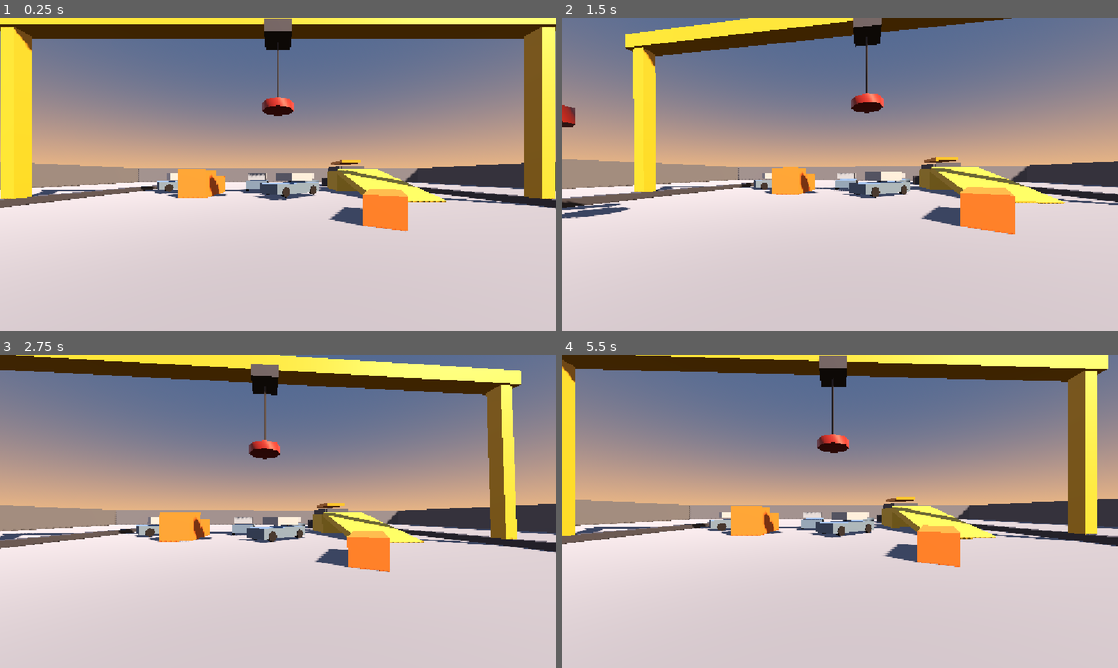
Above: before the commit, frames 1-4 (two rows, left to right).
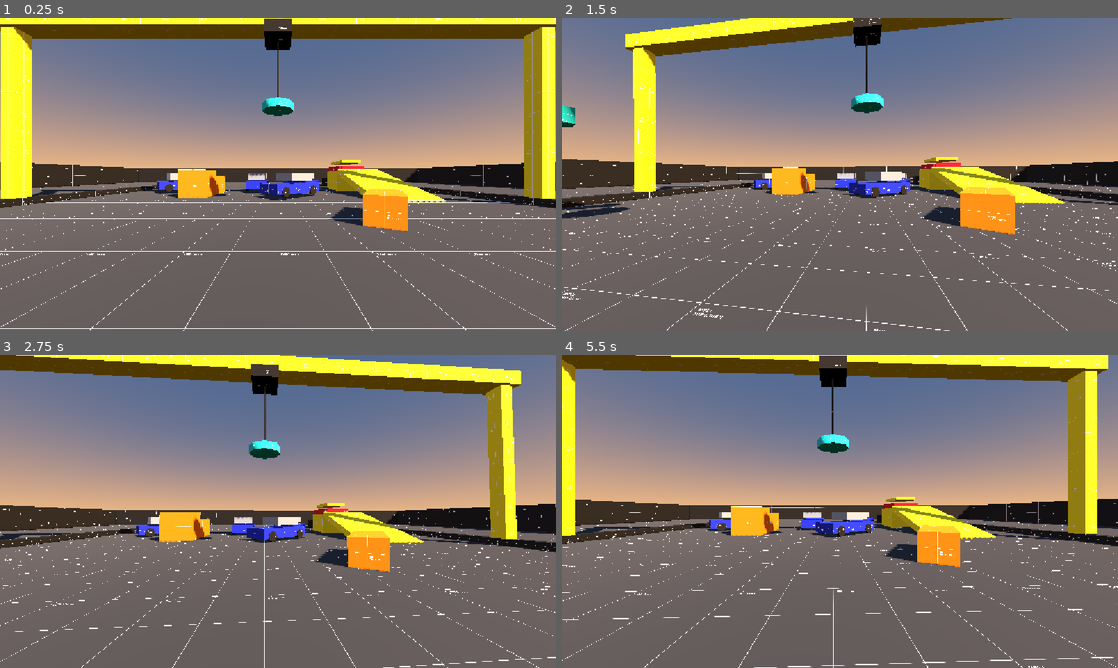
Above: after the commit, the same moments.

Repository: linkinmjs/patio-iman
Game: Godot game, scene res://scenes/patio.tscn
Same seed, same stepped clock (60 frames per second), same inputs: the game is played once before the commit and once after it.
Inputs (mouse positions are in pixels of both pictures, inside the frame that each line leads up to):
- Up to frame 1 (0.25 s): no input
- Up to frame 2 (1.5 s): move the mouse to (867, 174) at 0.52 s; hold C (crouch) 0.53-1.28 s; hold E (crane_up) from 0.53 s (still down); tap Space (jump) at 0.77 s; move the mouse to (812, 174) at 1.27 s; click (812, 174) at 1.35 s
- Up to frame 3 (2.75 s): keep holding E (crane_up); tap Space (jump) at 1.52 s; move the mouse to (289, 505) at 2.02 s; hold Right mouse button (precision) from 2.03 s (still down)
- Up to frame 4 (5.5 s): keep holding E (crane_up); tap Enter at 2.75 s; move the mouse to (834, 517) at 2.77 s; release Right mouse button (precision) at 2.78 s; tap Shift (sprint) at 2.85 s; tap Space (jump) at 3.02, 3.77, 4.52 s; move the mouse to (878, 514) at 3.52 s; hold C (crouch) 3.53-4.28 s; move the mouse to (795, 508) at 4.27 s; click (795, 508) at 4.35 s; move the mouse to (845, 511) at 5.02 s; hold Right mouse button (precision) from 5.03 s (still down)

The runs differ from the first frame. In frame 1, 55% of the frame differs, in the area x 0-100%, y 0-100%; in frame 2, 52%; in frame 3, 52%; in frame 4, 55%.

Commit message:
Texturas greybox para todos los objetos del patio
Materiales compartidos en assets/materials con mapeo triplanar
(celda de grilla = 1 m), un color por sistema para leerlos rapido:
piso gris, paredes oscuras, portico amarillo, tractor naranja,
autos azules, prensa roja con placa amarilla, iman teal.

Co-Authored-By: Claude Fable 5 <noreply@anthropic.com>

Diff:
--- /dev/null
+++ b/assets/materials/greybox_blue_grid.tres
@@ -0,0 +1,9 @@
+[gd_resource type="StandardMaterial3D" load_steps=2 format=3]
+
+[ext_resource type="Texture2D" uid="uid://d2ej5yimrkdow" path="res://assets/textures/greybox_blue_grid.png" id="1_tex"]
+
+[resource]
+albedo_texture = ExtResource("1_tex")
+roughness = 0.85
+uv1_triplanar = true
+uv1_scale = Vector3(0.5, 0.5, 0.5)
--- /dev/null
+++ b/assets/materials/greybox_dark_grid.tres
@@ -0,0 +1,9 @@
+[gd_resource type="StandardMaterial3D" load_steps=2 format=3]
+
+[ext_resource type="Texture2D" uid="uid://bs2gs8ulis2x3" path="res://assets/textures/greybox_dark_grid.png" id="1_tex"]
+
+[resource]
+albedo_texture = ExtResource("1_tex")
+roughness = 0.85
+uv1_triplanar = true
+uv1_scale = Vector3(0.5, 0.5, 0.5)
--- /dev/null
+++ b/assets/materials/greybox_dark_solid.tres
@@ -0,0 +1,9 @@
+[gd_resource type="StandardMaterial3D" load_steps=2 format=3]
+
+[ext_resource type="Texture2D" uid="uid://c4oulwrmqi4lx" path="res://assets/textures/greybox_dark_solid.png" id="1_tex"]
+
+[resource]
+albedo_texture = ExtResource("1_tex")
+roughness = 0.85
+uv1_triplanar = true
+uv1_scale = Vector3(0.5, 0.5, 0.5)
--- /dev/null
+++ b/assets/materials/greybox_grey_grid.tres
@@ -0,0 +1,9 @@
+[gd_resource type="StandardMaterial3D" load_steps=2 format=3]
+
+[ext_resource type="Texture2D" uid="uid://d3uu8rwhwi2xa" path="res://assets/textures/greybox_grey_grid.png" id="1_tex"]
+
+[resource]
+albedo_texture = ExtResource("1_tex")
+roughness = 0.85
+uv1_triplanar = true
+uv1_scale = Vector3(0.5, 0.5, 0.5)
--- /dev/null
+++ b/assets/materials/greybox_orange_grid.tres
@@ -0,0 +1,9 @@
+[gd_resource type="StandardMaterial3D" load_steps=2 format=3]
+
+[ext_resource type="Texture2D" uid="uid://bgitmcuiqykvl" path="res://assets/textures/greybox_orange_grid.png" id="1_tex"]
+
+[resource]
+albedo_texture = ExtResource("1_tex")
+roughness = 0.85
+uv1_triplanar = true
+uv1_scale = Vector3(0.5, 0.5, 0.5)
--- /dev/null
+++ b/assets/materials/greybox_red_grid.tres
@@ -0,0 +1,9 @@
+[gd_resource type="StandardMaterial3D" load_steps=2 format=3]
+
+[ext_resource type="Texture2D" uid="uid://bbsmgrsmlt75d" path="res://assets/textures/greybox_red_grid.png" id="1_tex"]
+
+[resource]
+albedo_texture = ExtResource("1_tex")
+roughness = 0.85
+uv1_triplanar = true
+uv1_scale = Vector3(0.5, 0.5, 0.5)
--- /dev/null
+++ b/assets/materials/greybox_teal_solid.tres
@@ -0,0 +1,9 @@
+[gd_resource type="StandardMaterial3D" load_steps=2 format=3]
+
+[ext_resource type="Texture2D" uid="uid://bfepdlaa00dp3" path="res://assets/textures/greybox_teal_solid.png" id="1_tex"]
+
+[resource]
+albedo_texture = ExtResource("1_tex")
+roughness = 0.85
+uv1_triplanar = true
+uv1_scale = Vector3(0.5, 0.5, 0.5)
--- /dev/null
+++ b/assets/materials/greybox_yellow_grid.tres
@@ -0,0 +1,9 @@
+[gd_resource type="StandardMaterial3D" load_steps=2 format=3]
+
+[ext_resource type="Texture2D" uid="uid://bek81xixjck4h" path="res://assets/textures/greybox_yellow_grid.png" id="1_tex"]
+
+[resource]
+albedo_texture = ExtResource("1_tex")
+roughness = 0.85
+uv1_triplanar = true
+uv1_scale = Vector3(0.5, 0.5, 0.5)
--- /dev/null
+++ b/assets/materials/greybox_yellow_solid.tres
@@ -0,0 +1,9 @@
+[gd_resource type="StandardMaterial3D" load_steps=2 format=3]
+
+[ext_resource type="Texture2D" uid="uid://mdcgdcg00r48" path="res://assets/textures/greybox_yellow_solid.png" id="1_tex"]
+
+[resource]
+albedo_texture = ExtResource("1_tex")
+roughness = 0.85
+uv1_triplanar = true
+uv1_scale = Vector3(0.5, 0.5, 0.5)
--- a/scenes/car.tscn
+++ b/scenes/car.tscn
@@ -1,4 +1,7 @@
 [gd_scene load_steps=7 format=3]
+
+[ext_resource type="Material" path="res://assets/materials/greybox_blue_grid.tres" id="1_mblue"]
+[ext_resource type="Material" path="res://assets/materials/greybox_dark_solid.tres" id="2_mdark"]
 
 [sub_resource type="PhysicsMaterial" id="fis_auto"]
 friction = 1.0
@@ -10,17 +13,9 @@
 [sub_resource type="BoxShape3D" id="shape_cabina"]
 size = Vector3(1.6, 0.6, 2)
 
-[sub_resource type="StandardMaterial3D" id="mat_chapa"]
-albedo_color = Color(0.35, 0.45, 0.55, 1)
-roughness = 0.75
-
 [sub_resource type="StandardMaterial3D" id="mat_vidrio"]
 albedo_color = Color(0.55, 0.6, 0.65, 1)
 roughness = 0.35
-
-[sub_resource type="StandardMaterial3D" id="mat_rueda"]
-albedo_color = Color(0.12, 0.12, 0.13, 1)
-roughness = 0.95
 
 [node name="Auto" type="RigidBody3D" groups=["auto"]]
 collision_mask = 3
@@ -43,7 +38,7 @@
 [node name="Carroceria" type="CSGBox3D" parent="."]
 transform = Transform3D(1, 0, 0, 0, 1, 0, 0, 0, 1, 0, 0.55, 0)
 size = Vector3(1.8, 0.7, 4.4)
-material = SubResource("mat_chapa")
+material = ExtResource("1_mblue")
 
 [node name="CabinaVisual" type="CSGBox3D" parent="."]
 transform = Transform3D(1, 0, 0, 0, 1, 0, 0, 0, 1, 0, 1.35, 0.3)
@@ -54,22 +49,22 @@
 transform = Transform3D(0, -1, 0, 1, 0, 0, 0, 0, 1, -0.85, 0.35, -1.45)
 radius = 0.35
 height = 0.25
-material = SubResource("mat_rueda")
+material = ExtResource("2_mdark")
 
 [node name="RuedaDelDer" type="CSGCylinder3D" parent="."]
 transform = Transform3D(0, -1, 0, 1, 0, 0, 0, 0, 1, 0.85, 0.35, -1.45)
 radius = 0.35
 height = 0.25
-material = SubResource("mat_rueda")
+material = ExtResource("2_mdark")
 
 [node name="RuedaTrasIzq" type="CSGCylinder3D" parent="."]
 transform = Transform3D(0, -1, 0, 1, 0, 0, 0, 0, 1, -0.85, 0.35, 1.45)
 radius = 0.35
 height = 0.25
-material = SubResource("mat_rueda")
+material = ExtResource("2_mdark")
 
 [node name="RuedaTrasDer" type="CSGCylinder3D" parent="."]
 transform = Transform3D(0, -1, 0, 1, 0, 0, 0, 0, 1, 0.85, 0.35, 1.45)
 radius = 0.35
 height = 0.25
-material = SubResource("mat_rueda")
+material = ExtResource("2_mdark")
--- a/scenes/crane.tscn
+++ b/scenes/crane.tscn
@@ -2,14 +2,8 @@
 
 [ext_resource type="Script" path="res://scripts/crane.gd" id="1_crane"]
 [ext_resource type="PackedScene" path="res://scenes/hanging_magnet.tscn" id="2_iman"]
-
-[sub_resource type="StandardMaterial3D" id="mat_acero"]
-albedo_color = Color(0.78, 0.62, 0.14, 1)
-roughness = 0.6
-
-[sub_resource type="StandardMaterial3D" id="mat_oscuro"]
-albedo_color = Color(0.25, 0.26, 0.3, 1)
-roughness = 0.8
+[ext_resource type="Material" path="res://assets/materials/greybox_yellow_grid.tres" id="3_myellow"]
+[ext_resource type="Material" path="res://assets/materials/greybox_dark_solid.tres" id="4_mdark"]
 
 [sub_resource type="SphereShape3D" id="shape_consola"]
 radius = 2.0
@@ -21,13 +15,13 @@
 transform = Transform3D(1, 0, 0, 0, 1, 0, 0, 0, 1, -14, 0.2, 0)
 use_collision = true
 size = Vector3(0.6, 0.4, 52)
-material = SubResource("mat_oscuro")
+material = ExtResource("4_mdark")
 
 [node name="RielEste" type="CSGBox3D" parent="."]
 transform = Transform3D(1, 0, 0, 0, 1, 0, 0, 0, 1, 14, 0.2, 0)
 use_collision = true
 size = Vector3(0.6, 0.4, 52)
-material = SubResource("mat_oscuro")
+material = ExtResource("4_mdark")
 
 [node name="Puente" type="Node3D" parent="."]
 
@@ -35,19 +29,19 @@
 transform = Transform3D(1, 0, 0, 0, 1, 0, 0, 0, 1, -14, 4.95, 0)
 use_collision = true
 size = Vector3(0.7, 9.1, 0.7)
-material = SubResource("mat_acero")
+material = ExtResource("3_myellow")
 
 [node name="PataEste" type="CSGBox3D" parent="Puente"]
 transform = Transform3D(1, 0, 0, 0, 1, 0, 0, 0, 1, 14, 4.95, 0)
 use_collision = true
 size = Vector3(0.7, 9.1, 0.7)
-material = SubResource("mat_acero")
+material = ExtResource("3_myellow")
 
 [node name="Viga" type="CSGBox3D" parent="Puente"]
 transform = Transform3D(1, 0, 0, 0, 1, 0, 0, 0, 1, 0, 9.7, 0)
 use_collision = true
 size = Vector3(29.5, 0.8, 1)
-material = SubResource("mat_acero")
+material = ExtResource("3_myellow")
 
 [node name="Carro" type="Node3D" parent="Puente"]
 transform = Transform3D(1, 0, 0, 0, 1, 0, 0, 0, 1, 0, 9.1, 0)
@@ -55,7 +49,7 @@
 [node name="CarroVisual" type="CSGBox3D" parent="Puente/Carro"]
 use_collision = true
 size = Vector3(1.4, 0.6, 1.4)
-material = SubResource("mat_oscuro")
+material = ExtResource("4_mdark")
 
 [node name="HangingMagnet" parent="Puente/Carro" instance=ExtResource("2_iman")]
 transform = Transform3D(1, 0, 0, 0, 1, 0, 0, 0, 1, 0, -0.35, 0)
@@ -79,7 +73,7 @@
 transform = Transform3D(1, 0, 0, 0, 1, 0, 0, 0, 1, 0, 0.575, 0)
 use_collision = true
 size = Vector3(0.7, 1.15, 0.45)
-material = SubResource("mat_oscuro")
+material = ExtResource("4_mdark")
 
 [node name="Label3D" type="Label3D" parent="Consola"]
 transform = Transform3D(1, 0, 0, 0, 1, 0, 0, 0, 1, 0, 1.7, 0)
--- a/scenes/hanging_magnet.tscn
+++ b/scenes/hanging_magnet.tscn
@@ -1,14 +1,8 @@
 [gd_scene load_steps=6 format=3]
 
 [ext_resource type="Script" path="res://scripts/hanging_magnet.gd" id="1_hmag"]
-
-[sub_resource type="StandardMaterial3D" id="mat_cable"]
-albedo_color = Color(0.2, 0.2, 0.22, 1)
-roughness = 0.9
-
-[sub_resource type="StandardMaterial3D" id="mat_iman"]
-albedo_color = Color(0.55, 0.15, 0.12, 1)
-roughness = 0.5
+[ext_resource type="Material" path="res://assets/materials/greybox_dark_solid.tres" id="2_mdark"]
+[ext_resource type="Material" path="res://assets/materials/greybox_teal_solid.tres" id="3_mteal"]
 
 [sub_resource type="CylinderShape3D" id="shape_iman"]
 radius = 0.85
@@ -25,7 +19,7 @@
 top_level = true
 radius = 0.05
 height = 3.0
-material = SubResource("mat_cable")
+material = ExtResource("2_mdark")
 
 [node name="MagnetBody" type="AnimatableBody3D" parent="."]
 top_level = true
@@ -38,7 +32,7 @@
 [node name="ImanVisual" type="CSGCylinder3D" parent="MagnetBody"]
 radius = 0.85
 height = 0.4
-material = SubResource("mat_iman")
+material = ExtResource("3_mteal")
 
 [node name="Detector" type="Area3D" parent="MagnetBody"]
 collision_mask = 1
--- a/scenes/patio.tscn
+++ b/scenes/patio.tscn
@@ -1,10 +1,14 @@
-[gd_scene load_steps=12 format=3]
+[gd_scene load_steps=13 format=3]
 
 [ext_resource type="PackedScene" path="res://scenes/player.tscn" id="1_playr"]
 [ext_resource type="PackedScene" path="res://scenes/crane.tscn" id="2_grua"]
 [ext_resource type="PackedScene" path="res://scenes/tractor_crane.tscn" id="3_gruam"]
 [ext_resource type="PackedScene" path="res://scenes/car.tscn" id="4_auto"]
 [ext_resource type="PackedScene" path="res://scenes/press.tscn" id="5_prensa"]
+[ext_resource type="Material" path="res://assets/materials/greybox_grey_grid.tres" id="6_mgrey"]
+[ext_resource type="Material" path="res://assets/materials/greybox_dark_grid.tres" id="7_mdark"]
+[ext_resource type="Material" path="res://assets/materials/greybox_orange_grid.tres" id="8_morange"]
+[ext_resource type="Material" path="res://assets/materials/greybox_yellow_grid.tres" id="9_myellow"]
 
 [sub_resource type="ProceduralSkyMaterial" id="sky_mat"]
 sky_top_color = Color(0.25, 0.32, 0.45, 1)
@@ -21,22 +25,6 @@
 ambient_light_source = 3
 tonemap_mode = 2
 
-[sub_resource type="StandardMaterial3D" id="mat_concreto"]
-albedo_color = Color(0.52, 0.52, 0.53, 1)
-roughness = 0.9
-
-[sub_resource type="StandardMaterial3D" id="mat_pared"]
-albedo_color = Color(0.38, 0.4, 0.44, 1)
-roughness = 0.9
-
-[sub_resource type="StandardMaterial3D" id="mat_naranja"]
-albedo_color = Color(0.85, 0.45, 0.15, 1)
-roughness = 0.7
-
-[sub_resource type="StandardMaterial3D" id="mat_amarillo"]
-albedo_color = Color(0.78, 0.68, 0.22, 1)
-roughness = 0.7
-
 [node name="Patio" type="Node3D"]
 
 [node name="WorldEnvironment" type="WorldEnvironment" parent="."]
@@ -52,61 +40,61 @@
 transform = Transform3D(1, 0, 0, 0, 1, 0, 0, 0, 1, 0, -0.25, 0)
 use_collision = true
 size = Vector3(60, 0.5, 60)
-material = SubResource("mat_concreto")
+material = ExtResource("6_mgrey")
 
 [node name="ParedNorte" type="CSGBox3D" parent="."]
 transform = Transform3D(1, 0, 0, 0, 1, 0, 0, 0, 1, 0, 1.5, -30)
 use_collision = true
 size = Vector3(60, 3, 0.5)
-material = SubResource("mat_pared")
+material = ExtResource("7_mdark")
 
 [node name="ParedSur" type="CSGBox3D" parent="."]
 transform = Transform3D(1, 0, 0, 0, 1, 0, 0, 0, 1, 0, 1.5, 30)
 use_collision = true
 size = Vector3(60, 3, 0.5)
-material = SubResource("mat_pared")
+material = ExtResource("7_mdark")
 
 [node name="ParedEste" type="CSGBox3D" parent="."]
 transform = Transform3D(1, 0, 0, 0, 1, 0, 0, 0, 1, 30, 1.5, 0)
 use_collision = true
 size = Vector3(0.5, 3, 60)
-material = SubResource("mat_pared")
+material = ExtResource("7_mdark")
 
 [node name="ParedOeste" type="CSGBox3D" parent="."]
 transform = Transform3D(1, 0, 0, 0, 1, 0, 0, 0, 1, -30, 1.5, 0)
 use_collision = true
 size = Vector3(0.5, 3, 60)
-material = SubResource("mat_pared")
+material = ExtResource("7_mdark")
 
 [node name="Bloque1" type="CSGBox3D" parent="."]
 transform = Transform3D(1, 0, 0, 0, 1, 0, 0, 0, 1, -6, 1, -4)
 use_collision = true
 size = Vector3(2, 2, 2)
-material = SubResource("mat_naranja")
+material = ExtResource("8_morange")
 
 [node name="Bloque2" type="CSGBox3D" parent="."]
 transform = Transform3D(1, 0, 0, 0, 1, 0, 0, 0, 1, -6, 0.75, -6.5)
 use_collision = true
 size = Vector3(2, 1.5, 2)
-material = SubResource("mat_naranja")
+material = ExtResource("8_morange")
 
 [node name="Bloque3" type="CSGBox3D" parent="."]
 transform = Transform3D(0.866025, 0, -0.5, 0, 1, 0, 0.5, 0, 0.866025, 4, 0.5, 3)
 use_collision = true
 size = Vector3(1.2, 1, 3)
-material = SubResource("mat_naranja")
+material = ExtResource("8_morange")
 
 [node name="Plataforma" type="CSGBox3D" parent="."]
 transform = Transform3D(1, 0, 0, 0, 1, 0, 0, 0, 1, 8, 1, -11)
 use_collision = true
 size = Vector3(4, 2, 4)
-material = SubResource("mat_amarillo")
+material = ExtResource("9_myellow")
 
 [node name="Rampa" type="CSGBox3D" parent="."]
 transform = Transform3D(1, 0, 0, 0, 0.9659, -0.2588, 0, 0.2588, 0.9659, 8, 0.9, -5)
 use_collision = true
 size = Vector3(4, 0.5, 8)
-material = SubResource("mat_amarillo")
+material = ExtResource("9_myellow")
 
 [node name="Player" parent="." instance=ExtResource("1_playr")]
 transform = Transform3D(1, 0, 0, 0, 1, 0, 0, 0, 1, 0, 0.1, 10)
--- a/scenes/press.tscn
+++ b/scenes/press.tscn
@@ -1,19 +1,9 @@
 [gd_scene load_steps=8 format=3]
 
 [ext_resource type="Script" path="res://scripts/press.gd" id="1_press"]
-
-[sub_resource type="StandardMaterial3D" id="mat_estructura"]
-albedo_color = Color(0.3, 0.32, 0.36, 1)
-roughness = 0.75
-
-[sub_resource type="StandardMaterial3D" id="mat_placa"]
-albedo_color = Color(0.85, 0.55, 0.1, 1)
-roughness = 0.5
-metallic = 0.3
-
-[sub_resource type="StandardMaterial3D" id="mat_oscuro"]
-albedo_color = Color(0.25, 0.26, 0.3, 1)
-roughness = 0.8
+[ext_resource type="Material" path="res://assets/materials/greybox_red_grid.tres" id="2_mred"]
+[ext_resource type="Material" path="res://assets/materials/greybox_yellow_solid.tres" id="3_myellow"]
+[ext_resource type="Material" path="res://assets/materials/greybox_dark_solid.tres" id="4_mdark"]
 
 [sub_resource type="BoxShape3D" id="shape_slot"]
 size = Vector3(2.8, 3.0, 5.4)
@@ -33,25 +23,25 @@
 transform = Transform3D(1, 0, 0, 0, 1, 0, 0, 0, 1, -1.55, 1.4, 0)
 use_collision = true
 size = Vector3(0.3, 2.8, 5.4)
-material = SubResource("mat_estructura")
+material = ExtResource("2_mred")
 
 [node name="ParedDer" type="CSGBox3D" parent="Tolva"]
 transform = Transform3D(1, 0, 0, 0, 1, 0, 0, 0, 1, 1.55, 1.4, 0)
 use_collision = true
 size = Vector3(0.3, 2.8, 5.4)
-material = SubResource("mat_estructura")
+material = ExtResource("2_mred")
 
 [node name="ParedFondo" type="CSGBox3D" parent="Tolva"]
 transform = Transform3D(1, 0, 0, 0, 1, 0, 0, 0, 1, 0, 1.4, -2.85)
 use_collision = true
 size = Vector3(2.9, 2.8, 0.3)
-material = SubResource("mat_estructura")
+material = ExtResource("2_mred")
 
 [node name="ParedFrente" type="CSGBox3D" parent="Tolva"]
 transform = Transform3D(1, 0, 0, 0, 1, 0, 0, 0, 1, 0, 1.4, 2.85)
 use_collision = true
 size = Vector3(2.9, 2.8, 0.3)
-material = SubResource("mat_estructura")
+material = ExtResource("2_mred")
 
 [node name="SlotDetector" type="Area3D" parent="Tolva"]
 transform = Transform3D(1, 0, 0, 0, 1, 0, 0, 0, 1, 0, 1.5, 0)
@@ -64,7 +54,7 @@
 [node name="Placa" type="CSGBox3D" parent="."]
 transform = Transform3D(1, 0, 0, 0, 1, 0, 0, 0, 1, 0, 3.4, 0)
 size = Vector3(2.6, 0.4, 5.2)
-material = SubResource("mat_placa")
+material = ExtResource("3_myellow")
 
 [node name="Consola" type="Node3D" parent="."]
 transform = Transform3D(1, 0, 0, 0, 1, 0, 0, 0, 1, -3, 0, 0)
@@ -73,7 +63,7 @@
 transform = Transform3D(1, 0, 0, 0, 1, 0, 0, 0, 1, 0, 0.575, 0)
 use_collision = true
 size = Vector3(0.7, 1.15, 0.45)
-material = SubResource("mat_oscuro")
+material = ExtResource("4_mdark")
 
 [node name="Label3D" type="Label3D" parent="Consola"]
 transform = Transform3D(1, 0, 0, 0, 1, 0, 0, 0, 1, 0, 1.7, 0)
--- a/scenes/tractor_crane.tscn
+++ b/scenes/tractor_crane.tscn
@@ -2,17 +2,11 @@
 
 [ext_resource type="Script" uid="uid://bpwispe0daifs" path="res://scripts/tractor_crane.gd" id="1_tcrane"]
 [ext_resource type="PackedScene" path="res://scenes/hanging_magnet.tscn" id="2_iman"]
+[ext_resource type="Material" path="res://assets/materials/greybox_orange_grid.tres" id="3_morange"]
+[ext_resource type="Material" path="res://assets/materials/greybox_dark_solid.tres" id="4_mdark"]
 
 [sub_resource type="BoxShape3D" id="shape_chasis"]
 size = Vector3(2.6, 2.4, 4.4)
-
-[sub_resource type="StandardMaterial3D" id="mat_oscuro"]
-albedo_color = Color(0.22, 0.23, 0.26, 1)
-roughness = 0.85
-
-[sub_resource type="StandardMaterial3D" id="mat_amarillo"]
-albedo_color = Color(0.78, 0.62, 0.14, 1)
-roughness = 0.6
 
 [sub_resource type="StandardMaterial3D" id="mat_vidrio"]
 albedo_color = Color(0.3, 0.42, 0.52, 1)
@@ -37,17 +31,17 @@
 [node name="OrugaIzq" type="CSGBox3D" parent="." unique_id=569342005]
 transform = Transform3D(1, 0, 0, 0, 1, 0, 0, 0, 1, -0.95, 0.45, 0)
 size = Vector3(0.7, 0.9, 4.4)
-material = SubResource("mat_oscuro")
+material = ExtResource("4_mdark")
 
 [node name="OrugaDer" type="CSGBox3D" parent="." unique_id=273231097]
 transform = Transform3D(1, 0, 0, 0, 1, 0, 0, 0, 1, 0.95, 0.45, 0)
 size = Vector3(0.7, 0.9, 4.4)
-material = SubResource("mat_oscuro")
+material = ExtResource("4_mdark")
 
 [node name="Deck" type="CSGBox3D" parent="." unique_id=1697441695]
 transform = Transform3D(1, 0, 0, 0, 1, 0, 0, 0, 1, 0, 1.1, 0)
 size = Vector3(2.4, 0.4, 3.8)
-material = SubResource("mat_amarillo")
+material = ExtResource("3_morange")
 
 [node name="Torreta" type="Node3D" parent="." unique_id=1417061775]
 transform = Transform3D(1, 0, 0, 0, 1, 0, 0, 0, 1, 0, 1.4, 0.8)
@@ -55,12 +49,12 @@
 [node name="Motor" type="CSGBox3D" parent="Torreta" unique_id=221363504]
 transform = Transform3D(1, 0, 0, 0, 1, 0, 0, 0, 1, 0, 0.4, 0.4)
 size = Vector3(2, 0.8, 2.4)
-material = SubResource("mat_amarillo")
+material = ExtResource("3_morange")
 
 [node name="Contrapeso" type="CSGBox3D" parent="Torreta" unique_id=741925941]
 transform = Transform3D(1, 0, 0, 0, 1, 0, 0, 0, 1, 0, 0.5, 1.7)
 size = Vector3(2.2, 1, 0.9)
-material = SubResource("mat_oscuro")
+material = ExtResource("4_mdark")
 
 [node name="Cabina" type="CSGBox3D" parent="Torreta" unique_id=2136563726]
 transform = Transform3D(1, 0, 0, 0, 1, 0, 0, 0, 1, 0.75, 1, -0.7)
@@ -73,7 +67,7 @@
 [node name="Brazo" type="CSGBox3D" parent="Torreta/BoomPivot" unique_id=1067137801]
 transform = Transform3D(1, 0, 0, 0, 1, 2.9802322e-08, 0, -2.9802322e-08, 1, 0, -4.7683716e-07, -1.7563784)
 size = Vector3(0.5, 0.6, 5.4872437)
-material = SubResource("mat_amarillo")
+material = ExtResource("3_morange")
 
 [node name="BrazoCol" type="AnimatableBody3D" parent="Torreta/BoomPivot" unique_id=1850398212]
 collision_layer = 2
@@ -89,7 +83,7 @@
 [node name="Antebrazo" type="CSGBox3D" parent="Torreta/BoomPivot/Codo" unique_id=1255731546]
 transform = Transform3D(1, 0, 0, 0, 1, 0, 0, 0, 1, 0, 0, -1.75)
 size = Vector3(0.4, 0.5, 3.5)
-material = SubResource("mat_amarillo")
+material = ExtResource("3_morange")
 
 [node name="AntebrazoCol" type="AnimatableBody3D" parent="Torreta/BoomPivot/Codo" unique_id=1614183035]
 collision_layer = 2
Binary file added: assets/textures/greybox_blue_grid.png
Not shown, added: assets/textures/greybox_blue_grid.png.import
Binary file added: assets/textures/greybox_blue_solid.png
Not shown, added: assets/textures/greybox_blue_solid.png.import
Binary file added: assets/textures/greybox_dark_grid.png
Not shown, added: assets/textures/greybox_dark_grid.png.import
Binary file added: assets/textures/greybox_dark_solid.png
Not shown, added: assets/textures/greybox_dark_solid.png.import
Binary file added: assets/textures/greybox_green_grid.png
Not shown, added: assets/textures/greybox_green_grid.png.import
Binary file added: assets/textures/greybox_green_solid.png
Not shown, added: assets/textures/greybox_green_solid.png.import
(and 34 more such lines)
